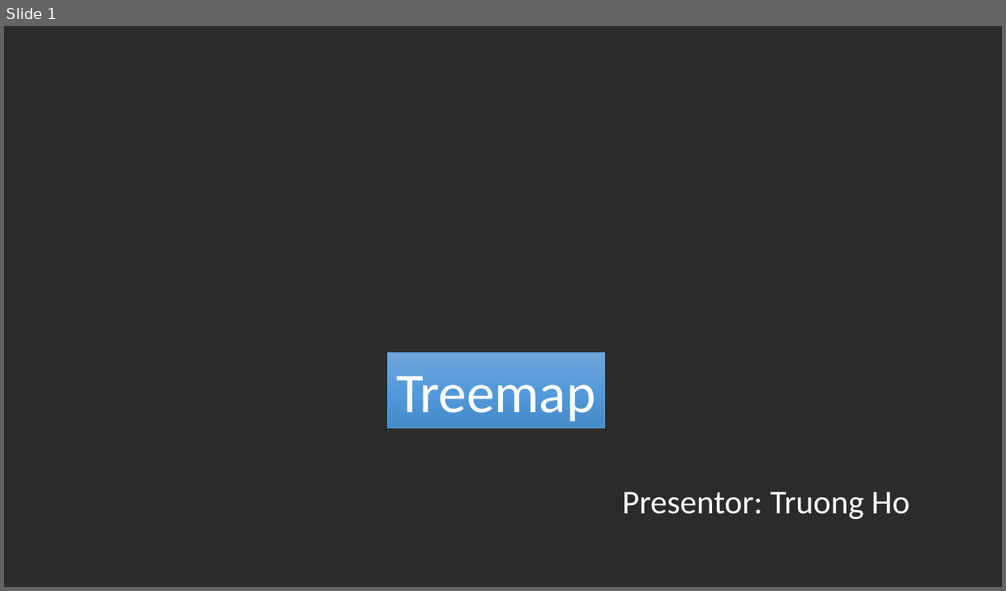
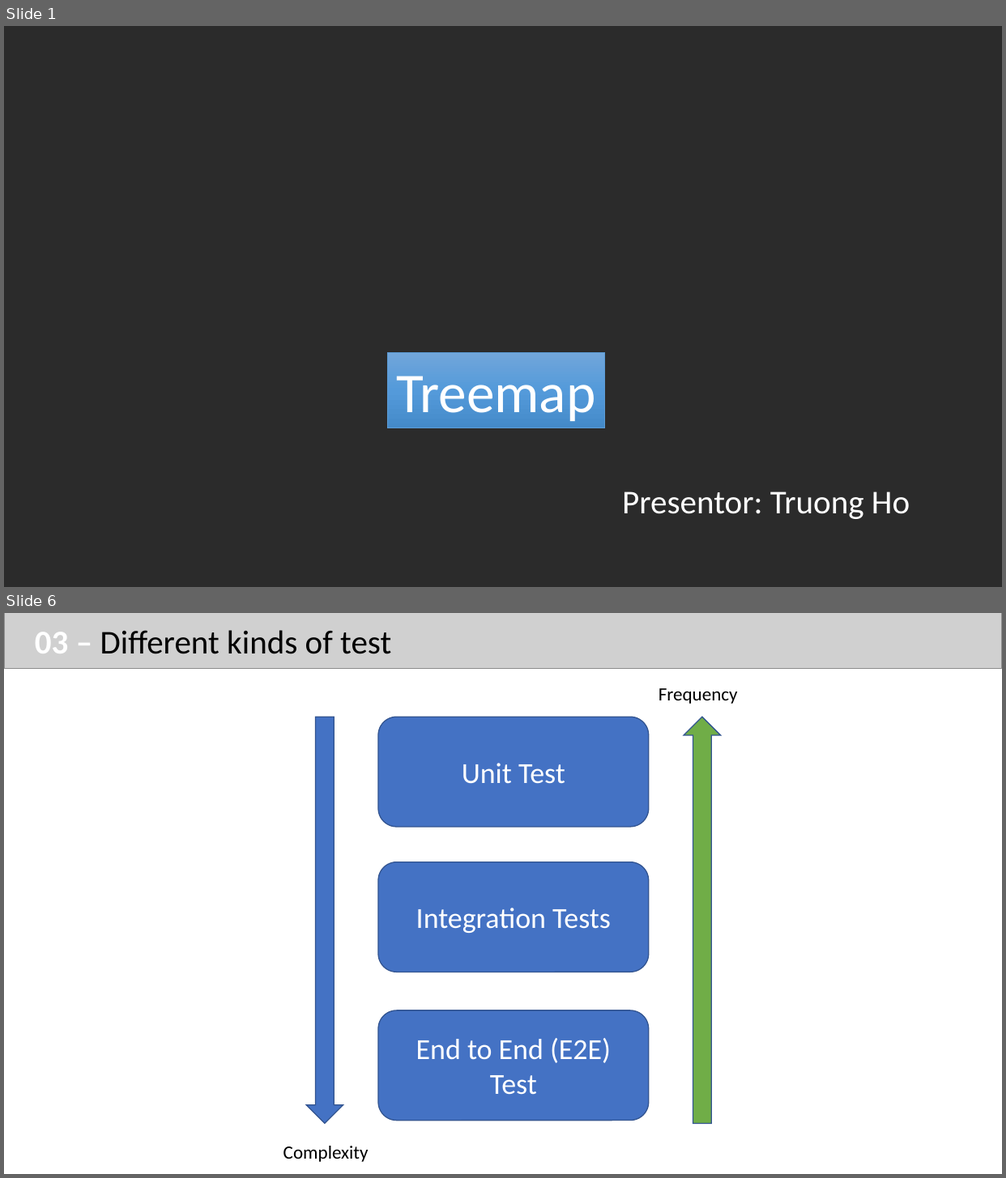
Before and after one commit to trungvn222/tranning-test, a slide deck: D3-training.pptx. Shown one above the other, each under a label of ours: slide 1 before the commit, slides 1 and 6 after it; the slides between them are not shown. The pictures are 1006x591 and 1006x1178 pixels, drawn with LibreOffice and Linux fonts; fonts in the diff are those of the drawing; grey boxes stand for pictures; background and template pictures are left out; a plain dark background stands for a picture behind light text. Boxes give left, top, right and bottom in pixels: in the first picture for what was removed or moved away, otherwise in the second. Text is boxed around its words. In the diff, an @@ line names an element or a change of style, - is before the commit and + after.

```diff
--- a/D3-training.pptx
+++ b/D3-training.pptx
@@ slide 6 added at <box>4,613,1002,1174</box>, background #FFFFFF @@
@@ picture added at <box>4,613,1002,668</box> @@
@@ text added at <box>35,630,391,654</box>, 32 pt, text #000000 @@
+03 – Different kinds of test
@@ text added at <box>658,688,738,704</box>, 18 pt, text #000000 @@
+Frequency
@@ down arrow added at <box>306,717,343,1124</box>, fill #4472C4, outline #325491 1 pt @@
@@ rounded rectangle added at <box>378,717,649,827</box>, fill #4472C4, outline #325491 1 pt, 28 pt, text #FFFFFF @@
+Unit Test
@@ down arrow added at <box>684,717,720,1124</box>, fill #70AD47, outline #325491 1 pt @@
@@ rounded rectangle added at <box>378,862,649,973</box>, fill #4472C4, outline #325491 1 pt, 28 pt, text #FFFFFF @@
+Integration Tests
@@ rounded rectangle added at <box>378,1011,649,1121</box>, fill #4472C4, outline #325491 1 pt, 28 pt, text #FFFFFF @@
+End to End (E2E) Test
@@ text added at <box>283,1146,368,1162</box>, 18 pt, text #000000 @@
+Complexity
```
Also in this commit, not shown: 7 other slides added, 4 slides removed, 4 other files.
